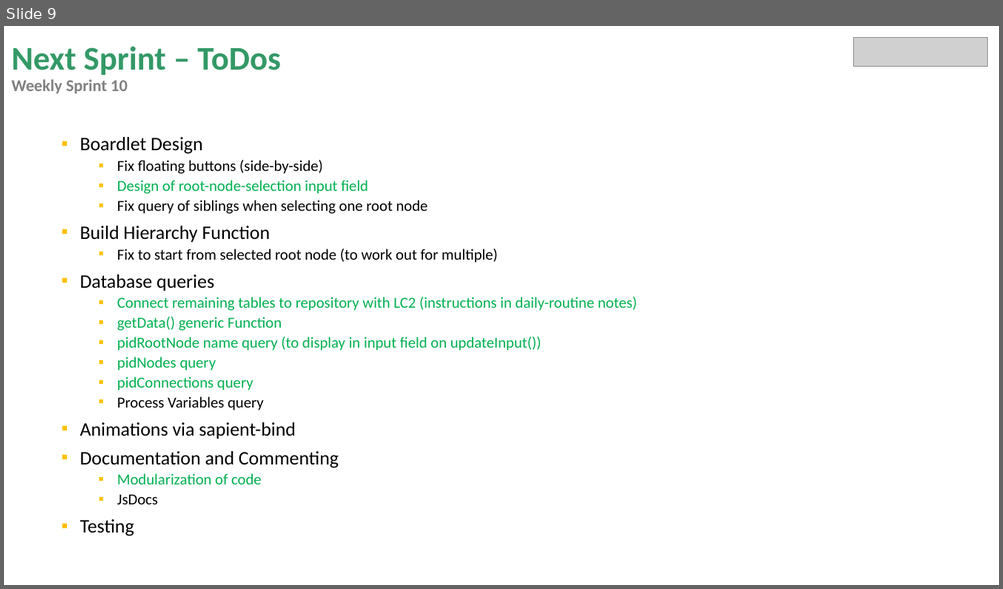
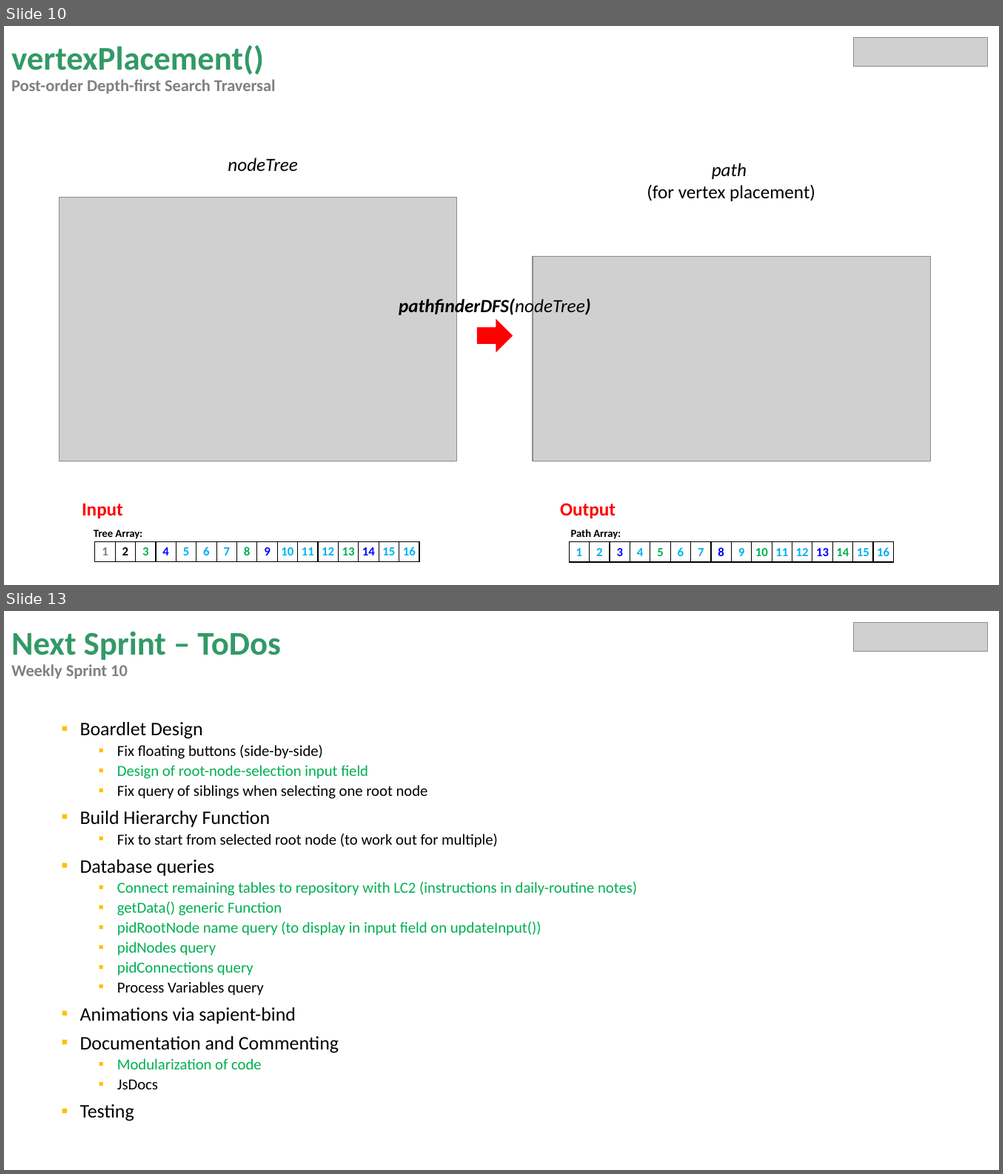
Before and after one commit to miguelrk/tum-mw-bachelorarbeit, a slide deck: 3 Entwicklungsphase/weekly_meeting_11.pptx. Shown one above the other, each under a label of ours: slide 9 before the commit, slides 10 and 13 after it; the slides between them are not shown. The pictures are 1003x589 and 1003x1174 pixels, drawn with LibreOffice and Linux fonts; fonts in the diff are those of the drawing; grey boxes stand for pictures. Boxes give left, top, right and bottom in pixels: in the first picture for what was removed or moved away, otherwise in the second. Text is boxed around its words. In the diff, an @@ line names an element or a change of style, - is before the commit and + after.

Commit message:
Adds vertexPlacement function in algorithms.js, updates algorithms.html

```diff
--- a/3 Entwicklungsphase/weekly_meeting_11.pptx
+++ b/3 Entwicklungsphase/weekly_meeting_11.pptx
@@ slide 10 added at (4,26,999,585), background #FFFFFF @@
@@ title added at (11,45,276,94), 16 pt, text #808080, bold @@
+vertexPlacement()
+Post-order Depth-first Search Traversal
@@ picture added at (854,37,988,66) @@
@@ text added at (227,158,298,171), 18 pt, text #000000, italic @@
+nodeTree
@@ text added at (646,163,815,201), 18 pt, text #000000 @@
+path
+(for vertex placement)
@@ picture added at (60,198,457,462) @@
@@ picture added at (532,257,930,461) @@
@@ text added at (398,297,591,317), 18 pt, text #000000, bold, italic @@
+pathfinderDFS(nodeTree)
@@ right arrow added at (477,321,512,352), fill #FF0000, outline #FF0000 1 pt @@
@@ text added at (82,503,123,519), 18 pt, text #FF0000, bold @@
+Input
@@ text added at (560,503,615,519), 18 pt, text #FF0000, bold @@
+Output
@@ text added at (94,530,142,540), 10.5 pt, text #000000, bold @@
+Tree Array:
@@ text added at (571,529,620,540), 10.5 pt, text #000000, bold @@
+Path Array:
@@ table added at (95,543,418,562), 1 rows, 16 columns @@
+1 | 2 | 3 | 4 | 5 | 6 | 7 | 8 | 9 | 10 | 11 | 12 | 13 | 14 | 15 | 16
@@ table added at (569,543,891,562), 1 rows, 16 columns @@
+1 | 2 | 3 | 4 | 5 | 6 | 7 | 8 | 9 | 10 | 11 | 12 | 13 | 14 | 15 | 16
@@ what was slide 9 is now slide 13 @@
```
Also in this commit, not shown: 3 other slides added, 16 other files.
